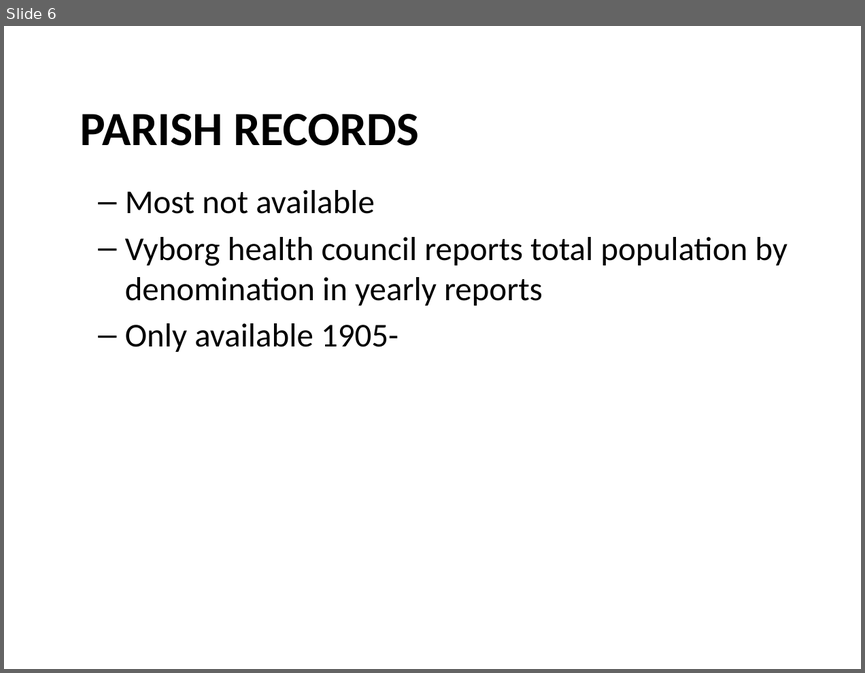
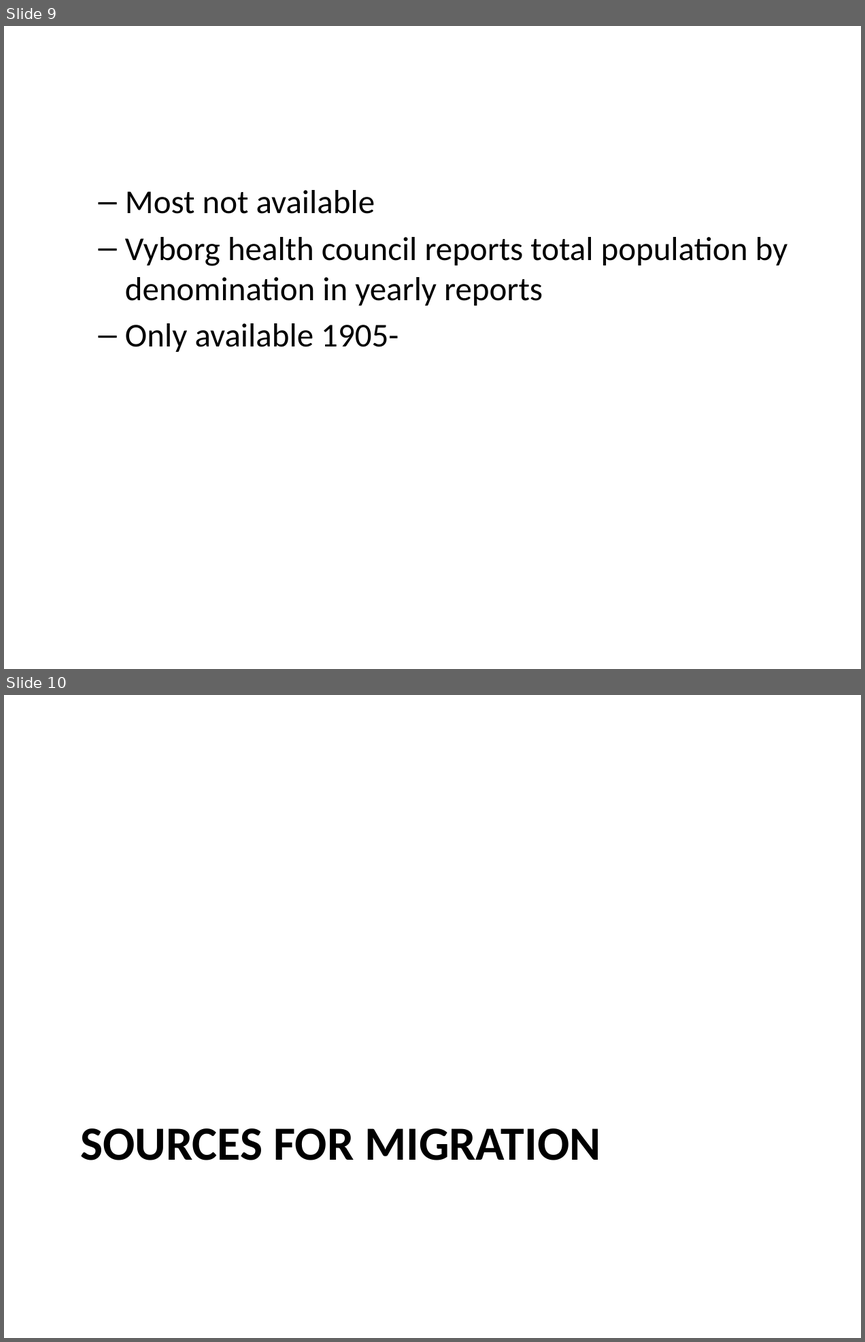
Before and after one commit to AnttiHaerkoenen/vyborg_orthodox, a slide deck: article/slides/slides-seminar-2021.pptx. Shown one above the other, each under a label of ours: slide 6 before the commit, slides 9 and 10 after it. The pictures are 865x673 and 865x1342 pixels, drawn with LibreOffice and Linux fonts; fonts in the diff are those of the drawing. Boxes give left, top, right and bottom in pixels: in the first picture for what was removed or moved away, otherwise in the second. Text is boxed around its words. In the diff, an @@ line names an element or a change of style, - is before the commit and + after.

```diff
--- a/article/slides/slides-seminar-2021.pptx
+++ b/article/slides/slides-seminar-2021.pptx
@@ slide 10 added at (4, 695, 861, 1338), background #FFFFFF @@
@@ title added at (80, 1128, 600, 1160), 40 pt, text #000000, bold @@
+SOURCES FOR MIGRATION
@@ what was slide 6 is now slide 9 @@
@@ slide 9 changed as well @@
@@ text removed at (80, 114, 419, 146) @@
-PARISH RECORDS
```
Also in this commit, not shown: 9 other slides changed, 16 other slides added, 1 slide removed, 2 other files.
